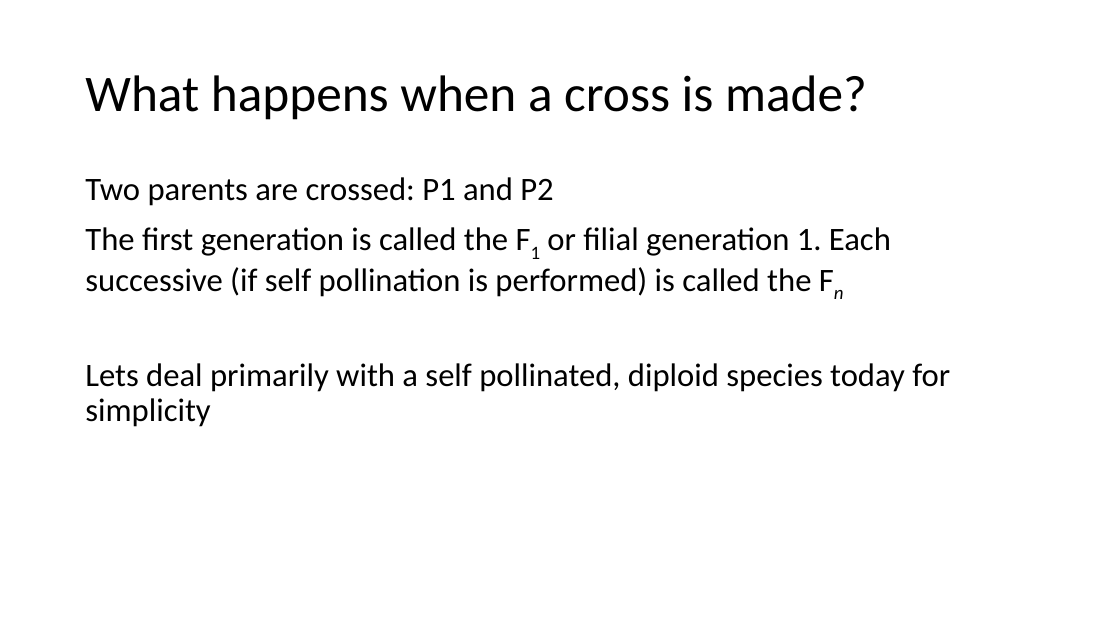
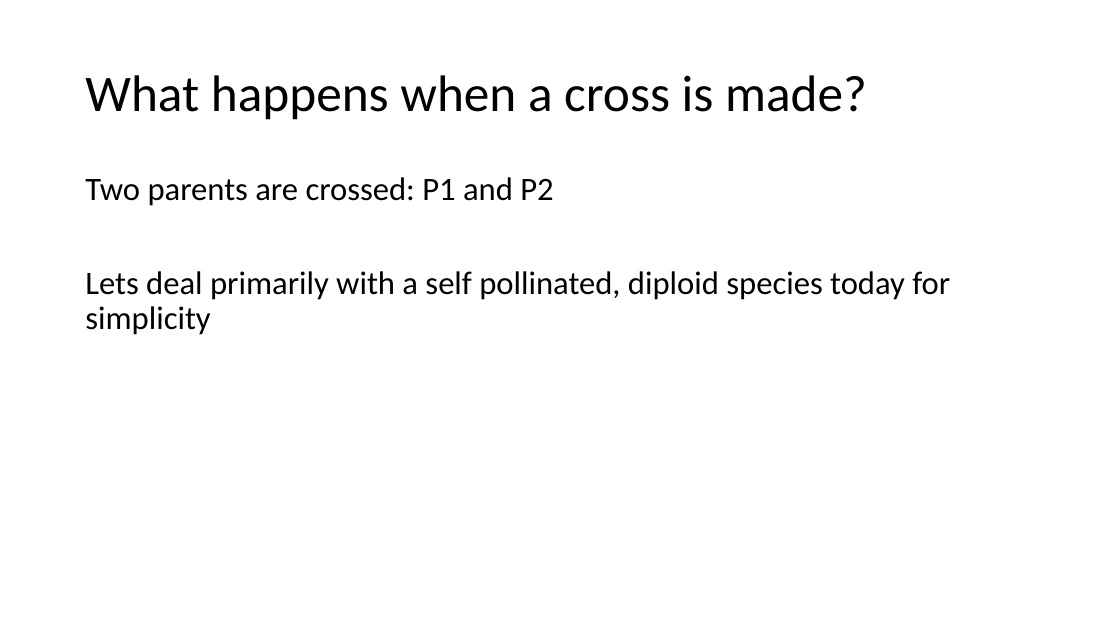
Before and after one commit to ter56/September2_2021_class, a slide deck: slide 7 of AdditiveModels_9_2_2021.pptx (slide 6 before the commit). Drawn at 1120x630 pixels with LibreOffice and Linux fonts; fonts in the diff are those of the drawing. Boxes give left, top, right and bottom in pixels: in the first picture for what was removed or moved away, otherwise in the second. Text is boxed around its words. In the diff, an @@ line names an element or a change of style, - is before the commit and + after.

```diff
--- a/AdditiveModels_9_2_2021.pptx
+++ b/AdditiveModels_9_2_2021.pptx
@@ text at [85, 227, 891, 297]: paragraph removed @@
-The first generation is called the F1 or filial generation 1. Each successive (if self pollination is performed) is called the Fn
```
Also in this commit, not shown: 10 other slides changed, 4 slides added, 2 slides removed, 1 other file.
